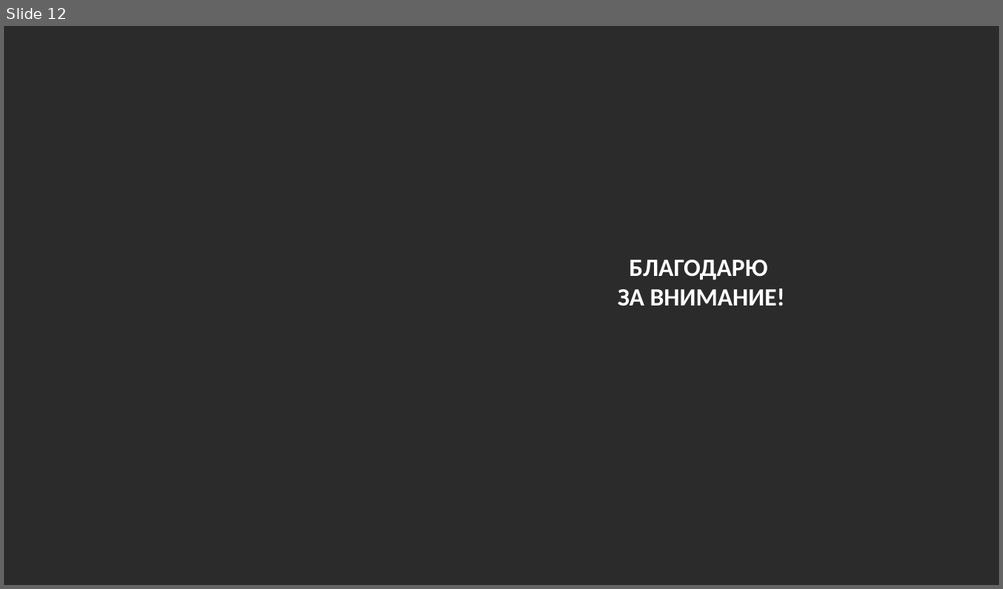
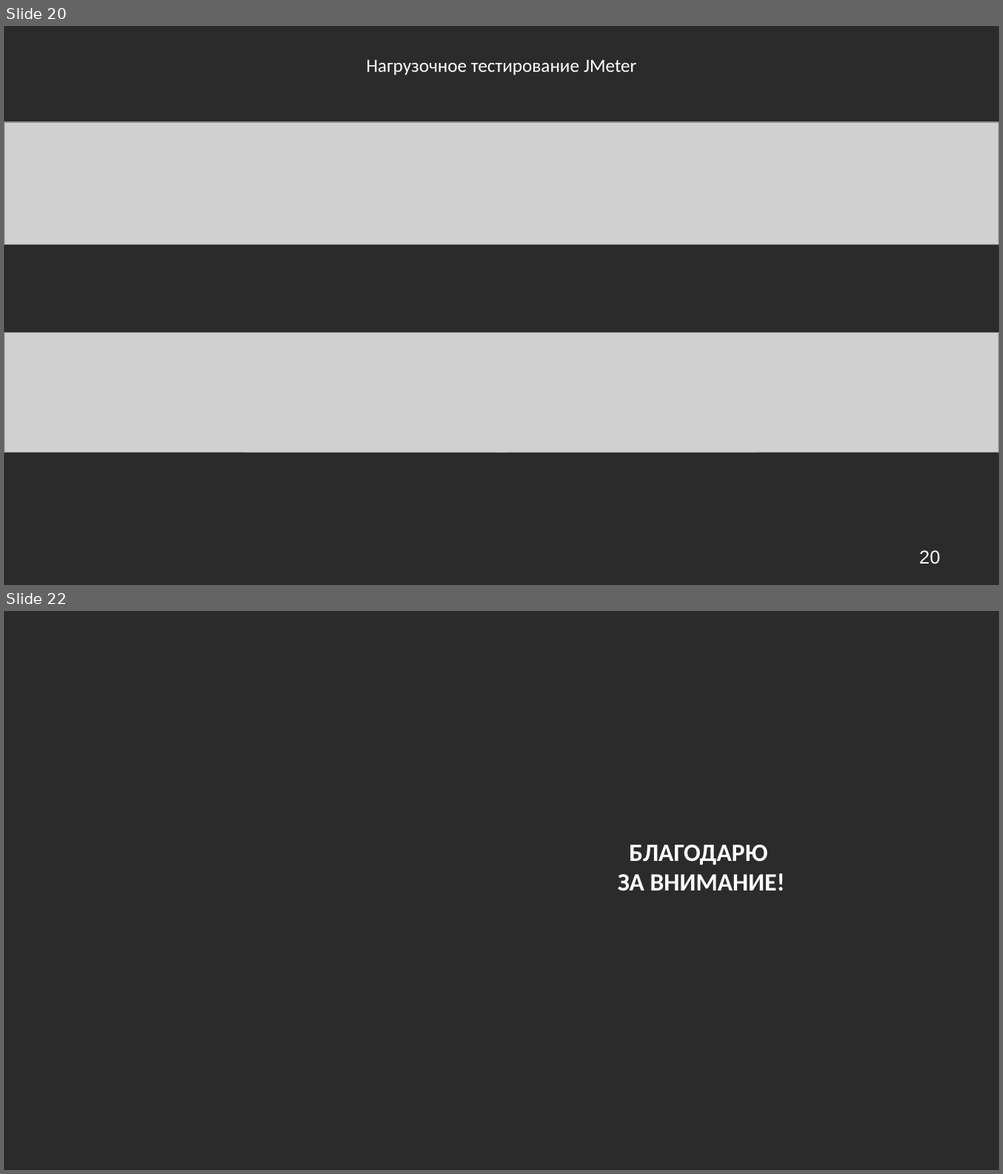
Before and after one commit to ShoulderJoint/db-coursework-autoservice, a slide deck: документация/Кондратьев БД И СУБД презентация.pptx. Shown one above the other, each under a label of ours: slide 12 before the commit, slides 20 and 22 after it; the slides between them are not shown. The pictures are 1003x589 and 1003x1174 pixels, drawn with LibreOffice and Linux fonts; fonts in the diff are those of the drawing; grey boxes stand for pictures; background and template pictures are left out; a plain dark background stands for a picture behind light text. Boxes give left, top, right and bottom in pixels: in the first picture for what was removed or moved away, otherwise in the second. Text is boxed around its words. In the diff, an @@ line names an element or a change of style, - is before the commit and + after.

```diff
--- a/документация/Кондратьев БД И СУБД презентация.pptx
+++ b/документация/Кондратьев БД И СУБД презентация.pptx
@@ slide 20 added at (4,26,999,585), background picture (left out) @@
@@ text added at (366,60,636,75), 18 pt, text #FFFFFF @@
+Нагрузочное тестирование JMeter
@@ picture added at (4,122,999,244) @@
@@ picture added at (4,332,999,454) @@
@@ page number added at (919,551,939,565), 18 pt, text #FFFFFF @@
+20
@@ what was slide 12 is now slide 22 @@
```
Also in this commit, not shown: 10 slides changed, 9 other slides added, 5 other files.
